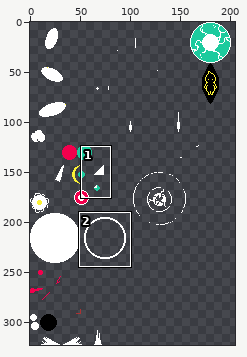
Pixel-art file -- artfiles/tx_particles.ase. Above, an overview of the earlier version with the close-up marked.
Close-up. As it was:
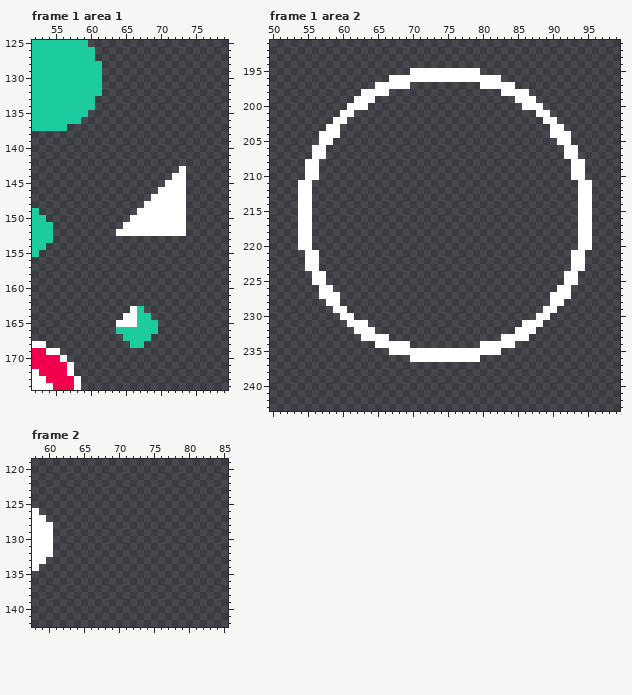
210x323 pixels, 10 frames. Shown: frame 1 area 1: x 52..79, y 125..174; frame 1 area 2: x 50..99, y 191..243; frame 2: x 58..85, y 119..142. The wide view leaves out empty margins. The commit also changed other frames or places, which this record leaves out.
New version:
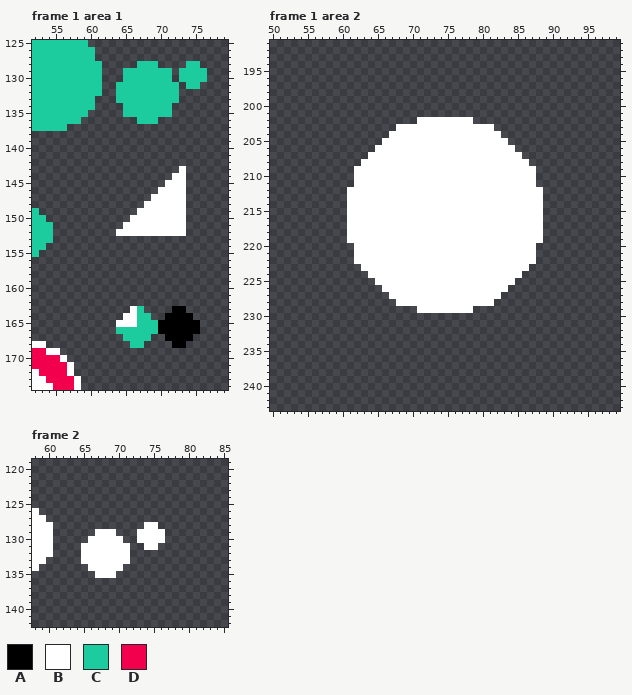
Palette (. is transparent): A #000000  B #ffffff  C #1ccb9e  D #f2004d
From old to new:
Changed rows in their new state; - is an unchanged pixel.
Frame 1 area 1, layer "Layer 6":
first column x 64:
128 ---CCC----CC-
129 -CCCCCCC-CCCC
130 -CCCCCCC-CCCC
131 CCCCCCCCC-CC-
132 CCCCCCCCC----
133 CCCCCCCCC----
134 -CCCCCCC-----
135 -CCCCCCC-----
136 ---CCC-------
first column x 70:
163 --AA--
164 -AAAA-
165 AAAAAA
166 AAAAAA
167 -AAAA-
168 --AA--
Frame 1 area 2, layer "Layer 6":
first column x 54:
195 ----------------..........----------------
196 -------------................-------------
197 -----------.....----------.....-----------
198 ---------....----------------....---------
199 --------...--------------------...--------
200 -------...----------------------...-------
201 ------..--------------------------..------
202 -----..----------BBBBBBBB----------..-----
203 ----..--------BBBBBBBBBBBBBB--------..----
204 ---...-------BBBBBBBBBBBBBBBB-------...---
205 ---..-------BBBBBBBBBBBBBBBBBB-------..---
206 --..-------BBBBBBBBBBBBBBBBBBBB-------..--
207 --..------BBBBBBBBBBBBBBBBBBBBBB------..--
208 -..------BBBBBBBBBBBBBBBBBBBBBBBB------..-
209 -..-----BBBBBBBBBBBBBBBBBBBBBBBBBB-----..-
210 -..-----BBBBBBBBBBBBBBBBBBBBBBBBBB-----..-
211 ..------BBBBBBBBBBBBBBBBBBBBBBBBBB------..
212 ..-----BBBBBBBBBBBBBBBBBBBBBBBBBBBB-----..
213 ..-----BBBBBBBBBBBBBBBBBBBBBBBBBBBB-----..
214 ..-----BBBBBBBBBBBBBBBBBBBBBBBBBBBB-----..
215 ..-----BBBBBBBBBBBBBBBBBBBBBBBBBBBB-----..
216 ..-----BBBBBBBBBBBBBBBBBBBBBBBBBBBB-----..
217 ..-----BBBBBBBBBBBBBBBBBBBBBBBBBBBB-----..
218 ..-----BBBBBBBBBBBBBBBBBBBBBBBBBBBB-----..
219 ..-----BBBBBBBBBBBBBBBBBBBBBBBBBBBB-----..
220 ..------BBBBBBBBBBBBBBBBBBBBBBBBBB------..
221 -..-----BBBBBBBBBBBBBBBBBBBBBBBBBB-----..-
222 -..-----BBBBBBBBBBBBBBBBBBBBBBBBBB-----..-
223 -..------BBBBBBBBBBBBBBBBBBBBBBBB------..-
224 --..------BBBBBBBBBBBBBBBBBBBBBB------..--
225 --..-------BBBBBBBBBBBBBBBBBBBB-------..--
226 ---..-------BBBBBBBBBBBBBBBBBB-------..---
227 ---...-------BBBBBBBBBBBBBBBB-------...---
228 ----..--------BBBBBBBBBBBBBB--------..----
229 -----..----------BBBBBBBB----------..-----
230 ------..--------------------------..------
231 -------...----------------------...-------
232 --------...--------------------...--------
233 ---------....----------------....---------
234 -----------.....----------.....-----------
235 -------------................-------------
236 ----------------..........----------------
Frame 2, layer "Layer 6":
first column x 65:
128 ---------BB-
129 --BBB---BBBB
130 -BBBBB--BBBB
131 BBBBBBB--BB-
132 BBBBBBB-----
133 BBBBBBB-----
134 -BBBBB------
135 --BBB-------
Pixel boxes of the changes (left, top, right, bottom) in both close-ups:
added: (116, 61, 207, 124)
added: (158, 306, 200, 348)
changed: (298, 68, 592, 362)
added: (81, 522, 165, 578)
